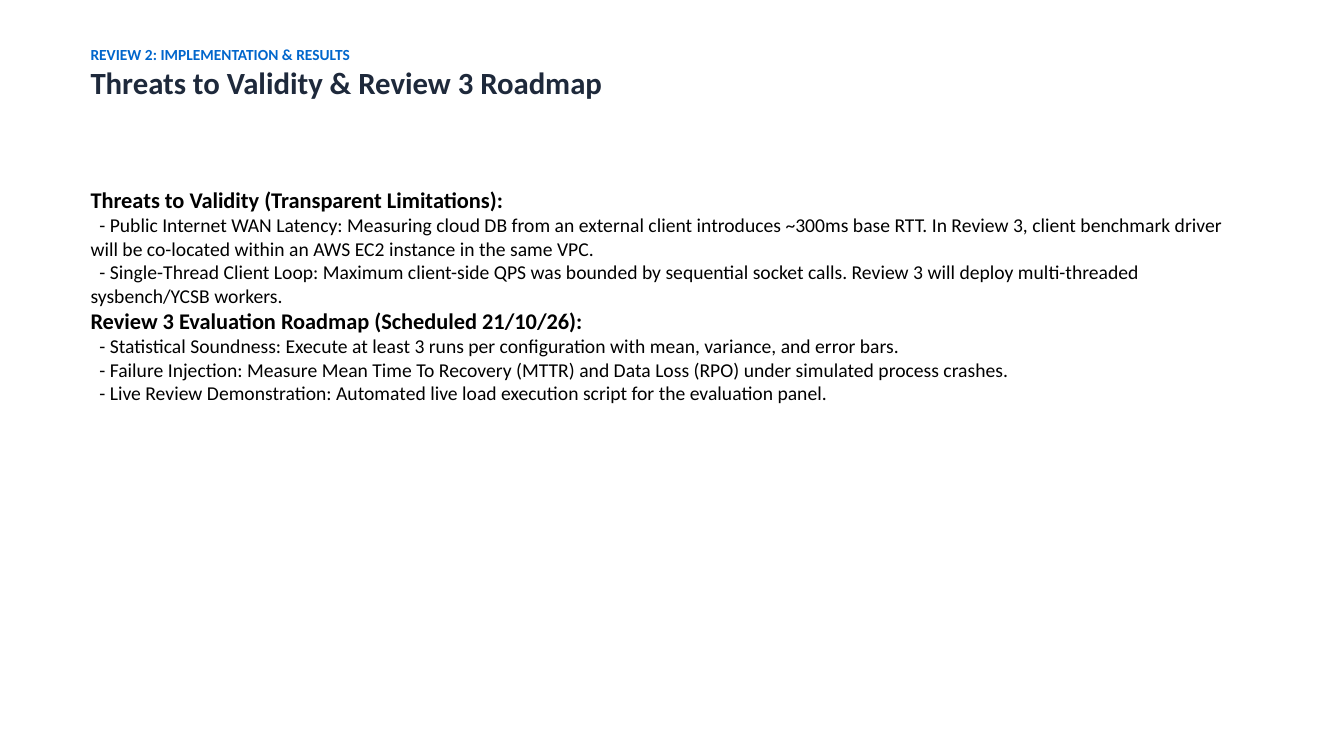
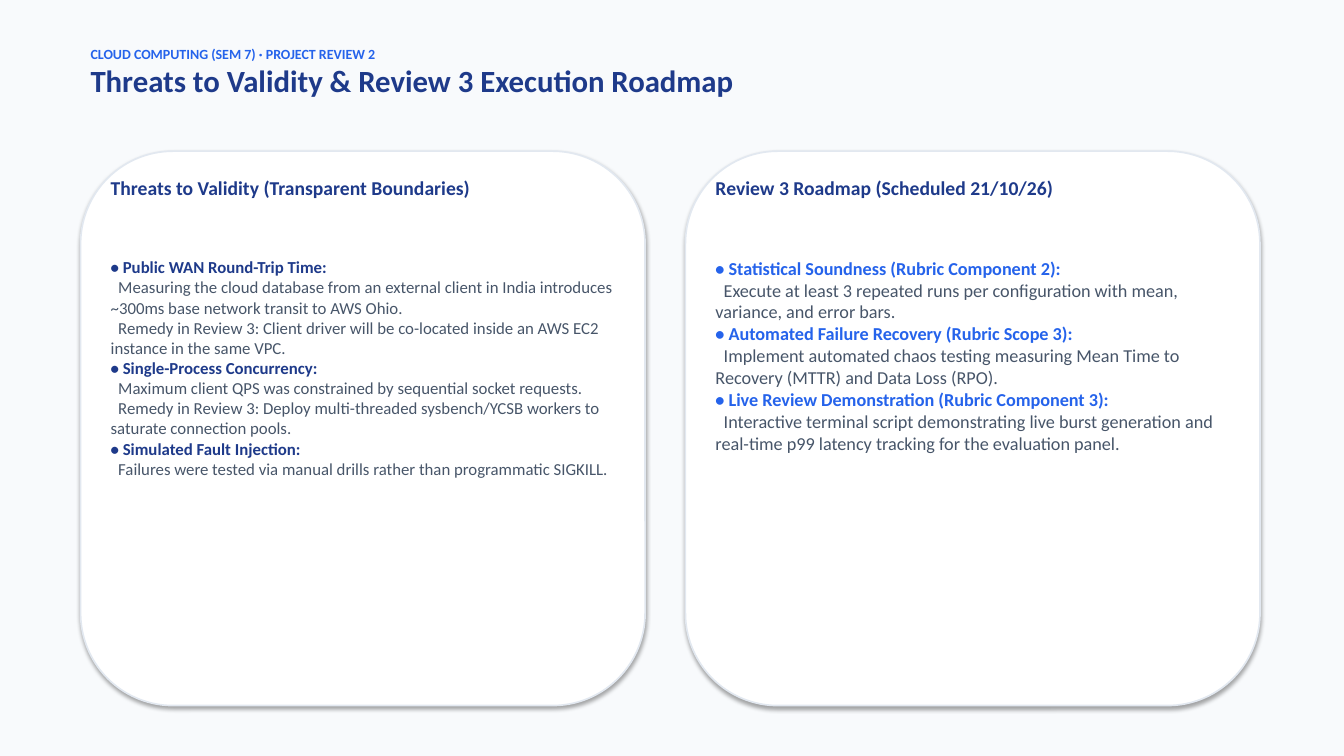
Before and after one commit to swayam-pani/Managed-Versus-Self-Hosted-Database-Services-Under-Bursty-Load, a slide deck: slide 10 of P8_Review2_Implementation_Results.pptx. Drawn at 1344x756 pixels with LibreOffice and Linux fonts; fonts in the diff are those of the drawing. Boxes give left, top, right and bottom in pixels: in the first picture for what was removed or moved away, otherwise in the second. Text is boxed around its words. In the diff, an @@ line names an element or a change of style, - is before the commit and + after.

Commit message:
Enhance Review 2 presentation with modern card-deck styling and embedded figures

```diff
--- a/P8_Review2_Implementation_Results.pptx
+++ b/P8_Review2_Implementation_Results.pptx
@@ rectangle added at (0,0,1344,756), fill #F8FAFC @@
@@ text at (91,49,733,97): text changed; text colour #1E293B to #1E3A8A @@
-REVIEW 2: IMPLEMENTATION & RESULTS
-Threats to Validity & Review 3 Roadmap
+CLOUD COMPUTING (SEM 7) · PROJECT REVIEW 2
+Threats to Validity & Review 3 Execution Roadmap
@@ rounded rectangle added at (81,151,645,706), fill #FFFFFF, outline #E2E8F0 1.2 pt @@
@@ rounded rectangle added at (686,151,1260,706), fill #FFFFFF, outline #E2E8F0 1.2 pt @@
@@ text added at (111,180,469,198), 14 pt, text #1E3A8A, bold @@
+Threats to Validity (Transparent Boundaries)
@@ text added at (715,180,1053,198), 14 pt, text #1E3A8A, bold @@
+Review 3 Roadmap (Scheduled 21/10/26)
@@ text at (111,261,612,478): text changed; size 14 to 12 pt; text colour #000000 to #475569 @@
-Threats to Validity (Transparent Limitations):
-- Public Internet WAN Latency: Measuring cloud DB from an external client introduces ~300ms base RTT. In Review 3, client benchmark driver will be co-located within an AWS EC2 instance in the same VPC.
-- Single-Thread Client Loop: Maximum client-side QPS was bounded by sequential socket calls. Review 3 will deploy multi-threaded sysbench/YCSB workers.
-Review 3 Evaluation Roadmap (Scheduled 21/10/26):
-- Statistical Soundness: Execute at least 3 runs per configuration with mean, variance, and error bars.
-- Failure Injection: Measure Mean Time To Recovery (MTTR) and Data Loss (RPO) under simulated process crashes.
-- Live Review Demonstration: Automated live load execution script for the evaluation panel.
+• Public WAN Round-Trip Time:
+Measuring the cloud database from an external client in India introduces ~300ms base network transit to AWS Ohio.
+Remedy in Review 3: Client driver will be co-located inside an AWS EC2 instance in the same VPC.
+• Single-Process Concurrency:
+Maximum client QPS was constrained by sequential socket requests.
+Remedy in Review 3: Deploy multi-threaded sysbench/YCSB workers to saturate connection pools.
+• Simulated Fault Injection:
+Failures were tested via manual drills rather than programmatic SIGKILL.
@@ text added at (715,261,1213,453), 13 pt, text #475569 @@
+• Statistical Soundness (Rubric Component 2):
+Execute at least 3 repeated runs per configuration with mean, variance, and error bars.
+• Automated Failure Recovery (Rubric Scope 3):
+Implement automated chaos testing measuring Mean Time to Recovery (MTTR) and Data Loss (RPO).
+• Live Review Demonstration (Rubric Component 3):
+Interactive terminal script demonstrating live burst generation and real-time p99 latency tracking for the evaluation panel.
```
Also in this commit, not shown: 7 other slides changed, 2 slides added, 2 slides removed.
